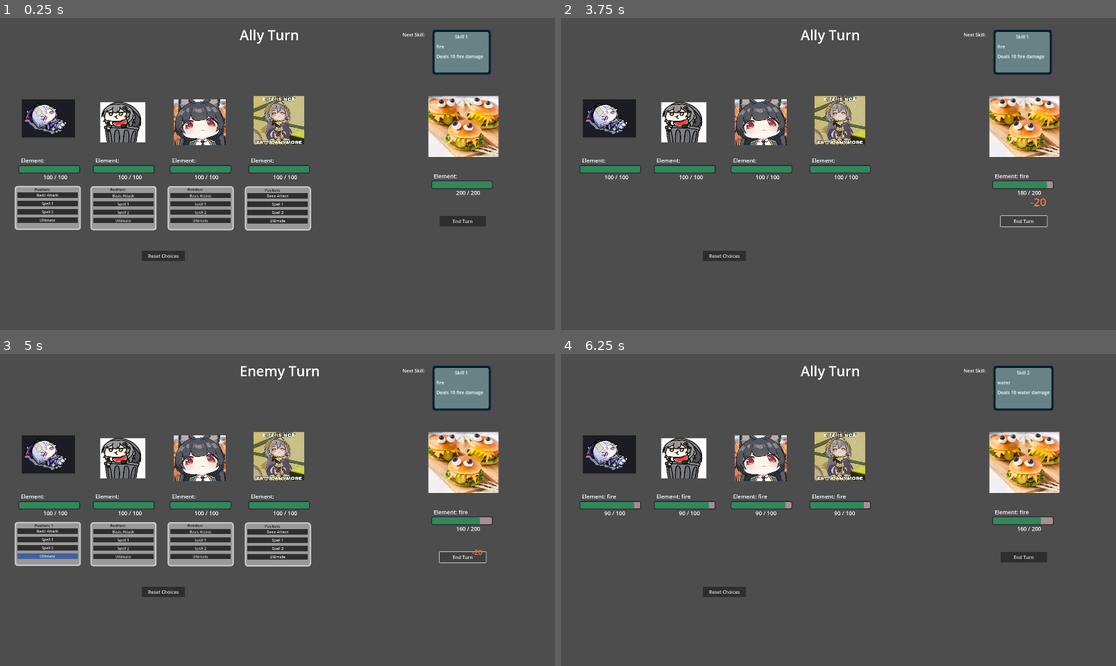
Above: before the commit, frames 1-4 (two rows, left to right).
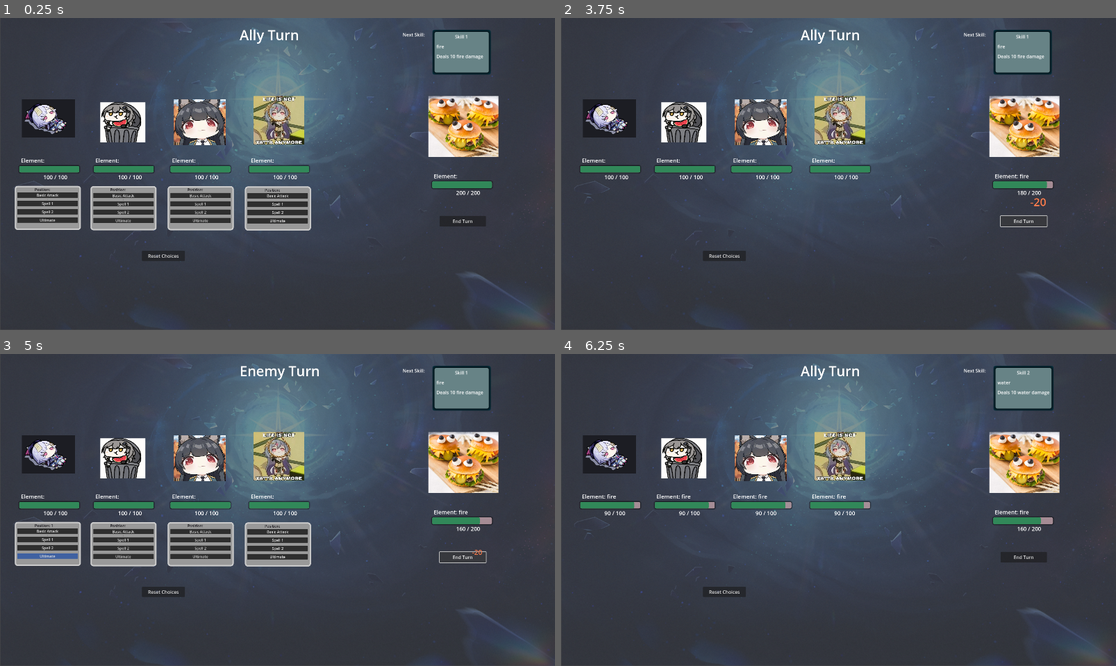
Above: after the commit, the same moments.

Repository: JuneauPlayz/project-burge
Game: Godot game, scene res://scenes/combat_test_2.tscn
The game is run twice, just before and just after one commit, with the same random seed, the same clock (stepped at 60 frames per second) and the same inputs. This scene is started directly instead of the project's main scene.
Inputs:
- Up to frame 1 (0.25 s): no input
- Up to frame 2 (3.75 s): click "Basic Attack" at 0.5 s; click "Spell 1" at 1.25 s; click "Spell 2" at 2 s; click "Ultimate" at 2.75 s; click "End Turn" at 3.5 s
- Up to frame 3 (5 s): click "End Turn" at 4.25 s
- Up to frame 4 (6.25 s): click "Basic Attack" at 5 s; click "Spell 1" at 5.75 s

The runs differ from the first frame. In frame 1, 38% of the frame differs, in the area x 0-100%, y 0-100%; in frame 2, 39%; in frame 3, 38%; in frame 4, 39%.

Commit message:
added a background lel

Diff:
--- a/scenes/combat_test_2.tscn
+++ b/scenes/combat_test_2.tscn
@@ -15,6 +15,7 @@
 [ext_resource type="Texture2D" uid="uid://c3vp6cnsau7i1" path="res://assets/stelletrash.png" id="12_xxdvk"]
 [ext_resource type="Texture2D" uid="uid://defrd4fdejdu1" path="res://assets/miyabii.png" id="13_3288v"]
 [ext_resource type="Texture2D" uid="uid://qlvy3vq13goh" path="res://assets/yatta.png" id="14_hgdfq"]
+[ext_resource type="Texture2D" uid="uid://b6rhxb71os38w" path="res://assets/hsrbg.png" id="16_7iixp"]
 
 [sub_resource type="LabelSettings" id="LabelSettings_mo5rj"]
 font_size = 48
@@ -208,6 +209,13 @@
 offset_bottom = 841.0
 text = "Reset Choices"
 
+[node name="Background" type="Sprite2D" parent="."]
+self_modulate = Color(1, 1, 1, 0.411)
+z_index = -5
+position = Vector2(963, 539.5)
+scale = Vector2(1.50312, 1.49861)
+texture = ExtResource("16_7iixp")
+
 [connection signal="new_select" from="Ally1/SpellSelectUi" to="CombatManager" method="_on_spell_select_ui_new_select"]
 [connection signal="new_select" from="Ally2/SpellSelectUi" to="CombatManager" method="_on_spell_select_ui_2_new_select"]
 [connection signal="new_select" from="Ally3/SpellSelectUi" to="CombatManager" method="_on_spell_select_ui_3_new_select"]
Binary file added: assets/hsrbg.png
Not shown, added: assets/hsrbg.png.import
Not shown: 1 places in scenes/combat_test_2.tscn that only renumber resources
